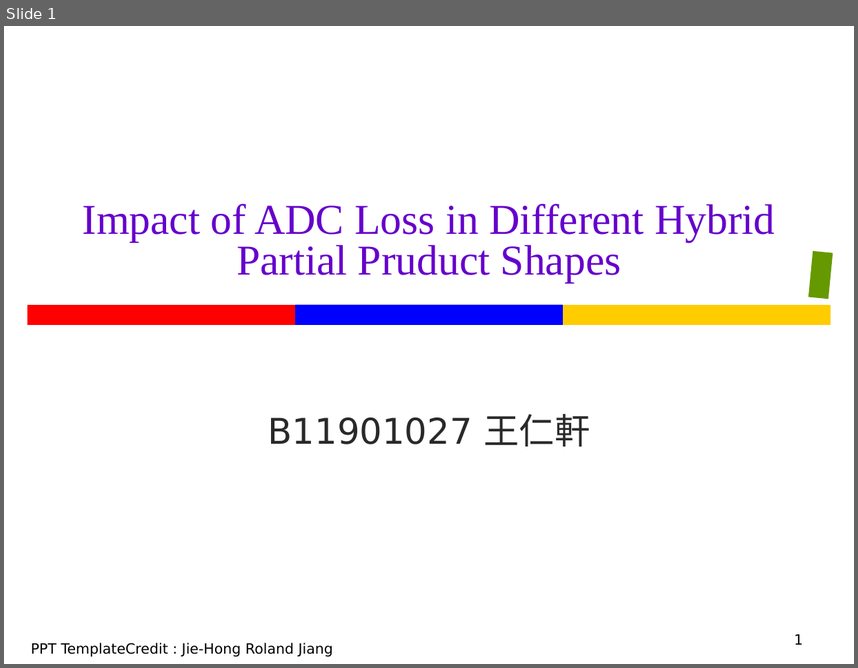
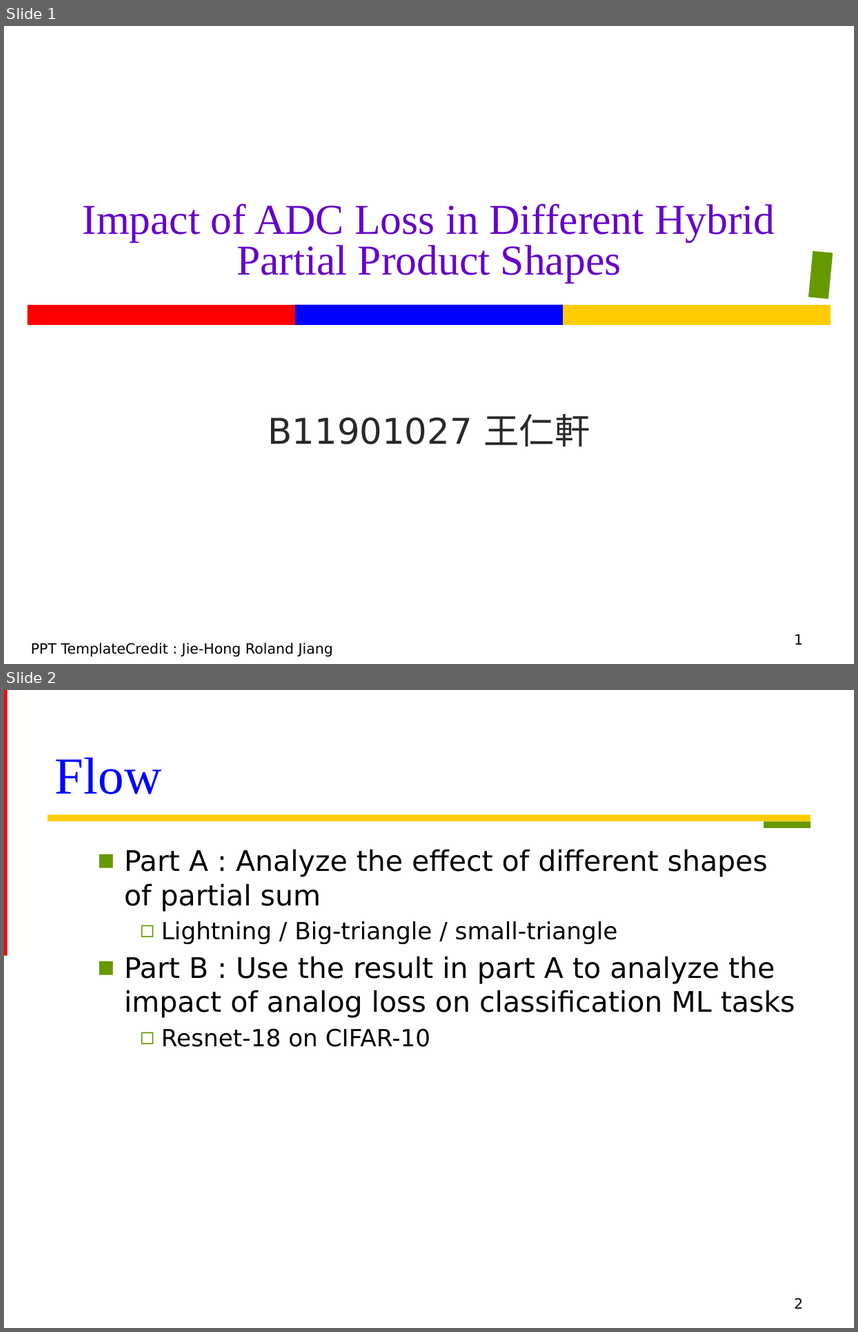
Before and after one commit to Oniontow/TTLiu_Project, a slide deck: bitrotation/ppt.pptx. Shown one above the other, each under a label of ours: slide 1 before the commit, slides 1 and 2 after it. The pictures are 858x668 and 858x1332 pixels, drawn with LibreOffice and Linux fonts; fonts in the diff are those of the drawing. Boxes give left, top, right and bottom in pixels: in the first picture for what was removed or moved away, otherwise in the second. Text is boxed around its words. In the diff, an @@ line names an element or a change of style, - is before the commit and + after.

```diff
--- a/bitrotation/ppt.pptx
+++ b/bitrotation/ppt.pptx
@@ slide 2 added at (4, 690, 854, 1328), background #FFFFFF @@
@@ rectangle added at (4, 690, 7, 956), fill #FF0000 @@
@@ title added at (55, 757, 162, 794), 44 pt, text #0000FF @@
+Flow
@@ rectangle added at (47, 815, 811, 822), fill #FFCC00 @@
@@ rectangle added at (764, 822, 811, 829), fill #669900 @@
@@ text added at (124, 849, 795, 1047), 24 pt, text #000000 @@
+  ■ Part A : Analyze the effect of different shapes of partial sum
+    ◻ Lightning / Big-triangle / small-triangle
+  ■ Part B : Use the result in part A to analyze the impact of analog loss on classification ML tasks
+    ◻ Resnet-18 on CIFAR-10
@@ page number added at (794, 1297, 803, 1308), 12 pt, text #000000 @@
+2
@@ slide 1 changed as well @@
@@ title at (83, 203, 775, 283): text changed @@
-Impact of ADC Loss in Different Hybrid Partial Pruduct Shapes
+Impact of ADC Loss in Different Hybrid Partial Product Shapes
```
Also in this commit, not shown: 10 other slides changed, 4 other slides added.
